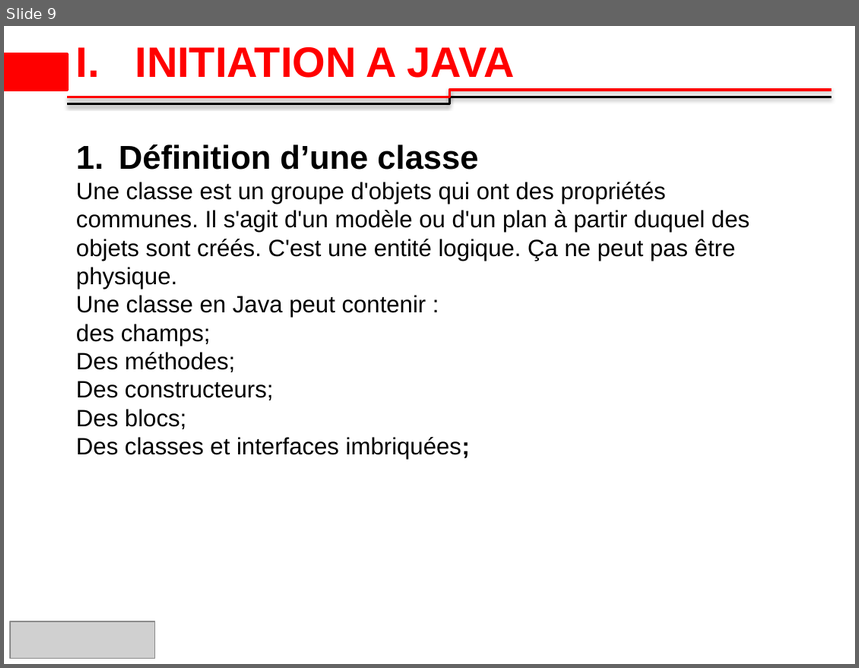
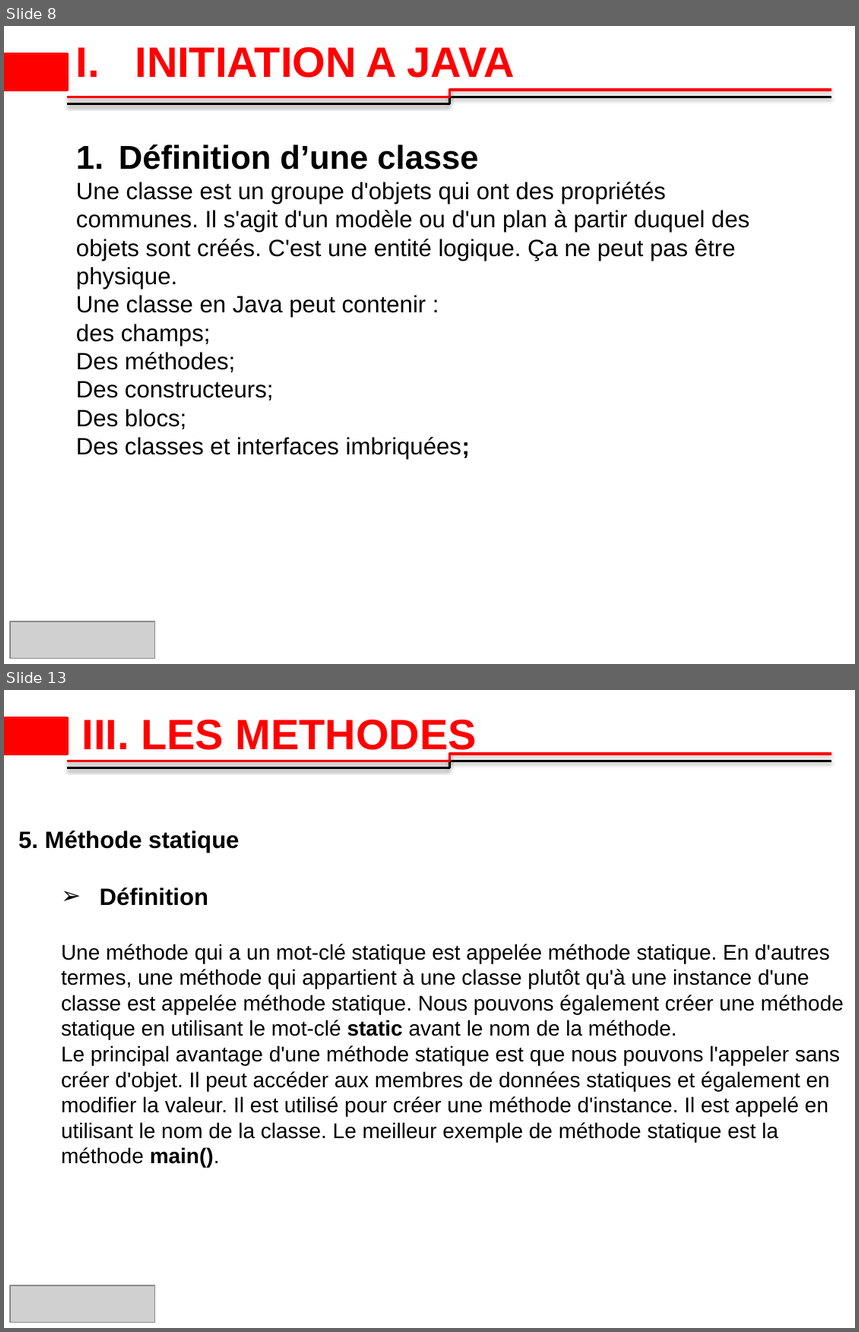
Before and after one commit to 2losky/Poo_Java, a slide deck: java-oop latest.pptx. Shown one above the other, each under a label of ours: slide 9 before the commit, slides 8 and 13 after it; the slides between them are not shown. The pictures are 859x668 and 859x1332 pixels, drawn with LibreOffice and Linux fonts; fonts in the diff are those of the drawing; grey boxes stand for pictures; background and template pictures are left out. Boxes give left, top, right and bottom in pixels: in the first picture for what was removed or moved away, otherwise in the second. Text is boxed around its words. In the diff, an @@ line names an element or a change of style, - is before the commit and + after.

Commit message:
objet, classe, methode

```diff
--- a/java-oop latest.pptx
+++ b/java-oop latest.pptx
@@ slide 13 added at box(4, 690, 855, 1328), background #FFFFFF; not listed: 3 template elements that a slide beside it also shows @@
@@ title added at box(82, 720, 477, 757), 36 pt, text #FF0000, bold @@
+III. LES METHODES
@@ text added at box(18, 831, 844, 1168), 18 pt, text #000000 @@
+5. Méthode statique
+  ➢ Définition
+Une méthode qui a un mot-clé statique est appelée méthode statique. En d'autres termes, une méthode qui appartient à une classe plutôt qu'à une instance d'une classe est appelée méthode statique. Nous pouvons également créer une méthode statique en utilisant le mot-clé static avant le nom de la méthode.
+Le principal avantage d'une méthode statique est que nous pouvons l'appeler sans créer d'objet. Il peut accéder aux membres de données statiques et également en modifier la valeur. Il est utilisé pour créer une méthode d'instance. Il est appelé en utilisant le nom de la classe. Le meilleur exemple de méthode statique est la méthode main().
@@ picture added at box(10, 1286, 154, 1322) @@
@@ what was slide 9 is now slide 8 @@
```
Also in this commit, not shown: 2 slides changed, 9 other slides added, 1 slide removed, 2 other files.
